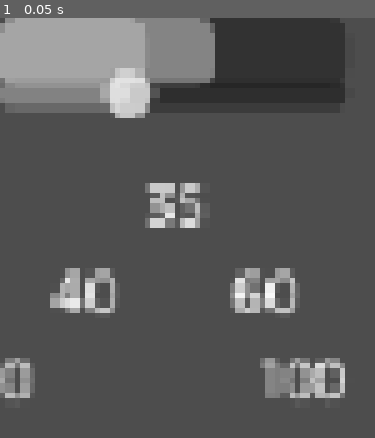
Above: before the commit, frame 1.
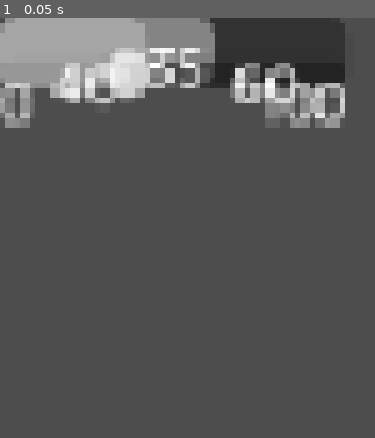
Above: after the commit, the same moment.

Repository: vhoyer/ludum_dare_60
Game: Godot game, scene res://components/ui_goal_within_range_of_range/TestAdjacentScene.tscn
The game is run twice, just before and just after one commit, with the same random seed, the same clock (stepped at 60 frames per second) and the same inputs. This scene is started directly instead of the project's main scene.
Inputs:
- Up to frame 1 (0.05 s): no input

The runs differ from the first frame. In frame 1, 14% of the frame differs, in the area x 0-92%, y 7-91%.

Commit message:
Make Goal UI Shorter by Overlapping

Diff:
--- a/components/ui_goal_within_range_of_range/ui_goal_within_range_of_range.tscn
+++ b/components/ui_goal_within_range_of_range/ui_goal_within_range_of_range.tscn
@@ -15,6 +15,7 @@
 layout_mode = 0
 offset_right = 40.0
 offset_bottom = 40.0
+theme_override_constants/separation = -16
 
 [node name="MarginContainer" type="MarginContainer" parent="VBoxContainer" unique_id=499790492]
 layout_mode = 2
@@ -35,7 +36,7 @@
 unique_name_in_owner = true
 layout_mode = 2
 offset_transform_enabled = true
-offset_transform_position = Vector2(0, -10)
+offset_transform_position = Vector2(0, 4)
 
 [node name="LabelValue" type="Label" parent="VBoxContainer" unique_id=828800179]
 unique_name_in_owner = true
